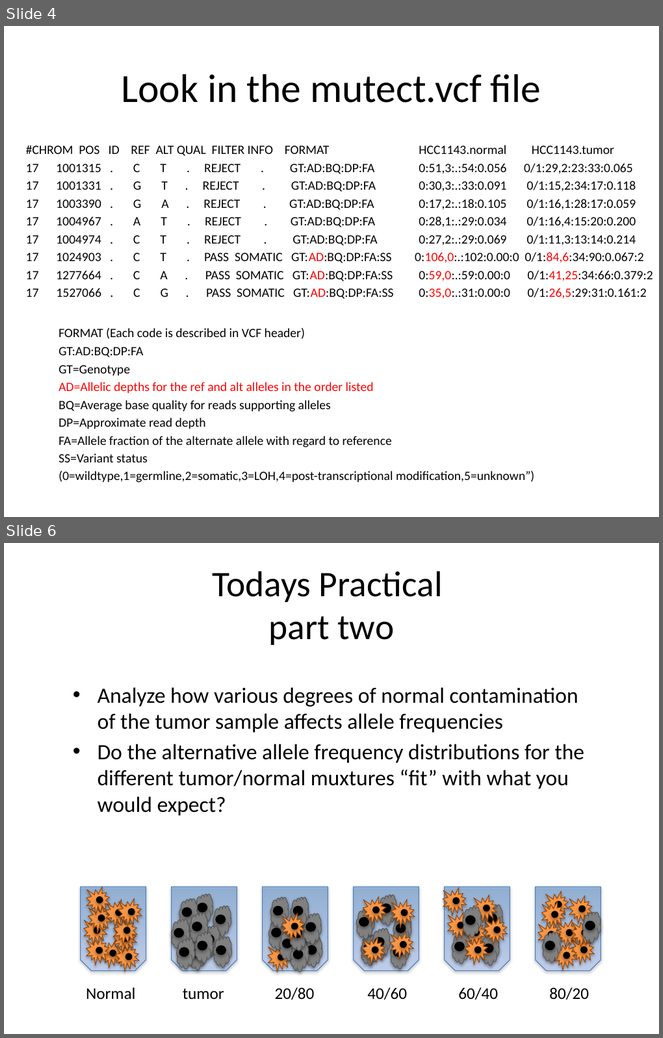
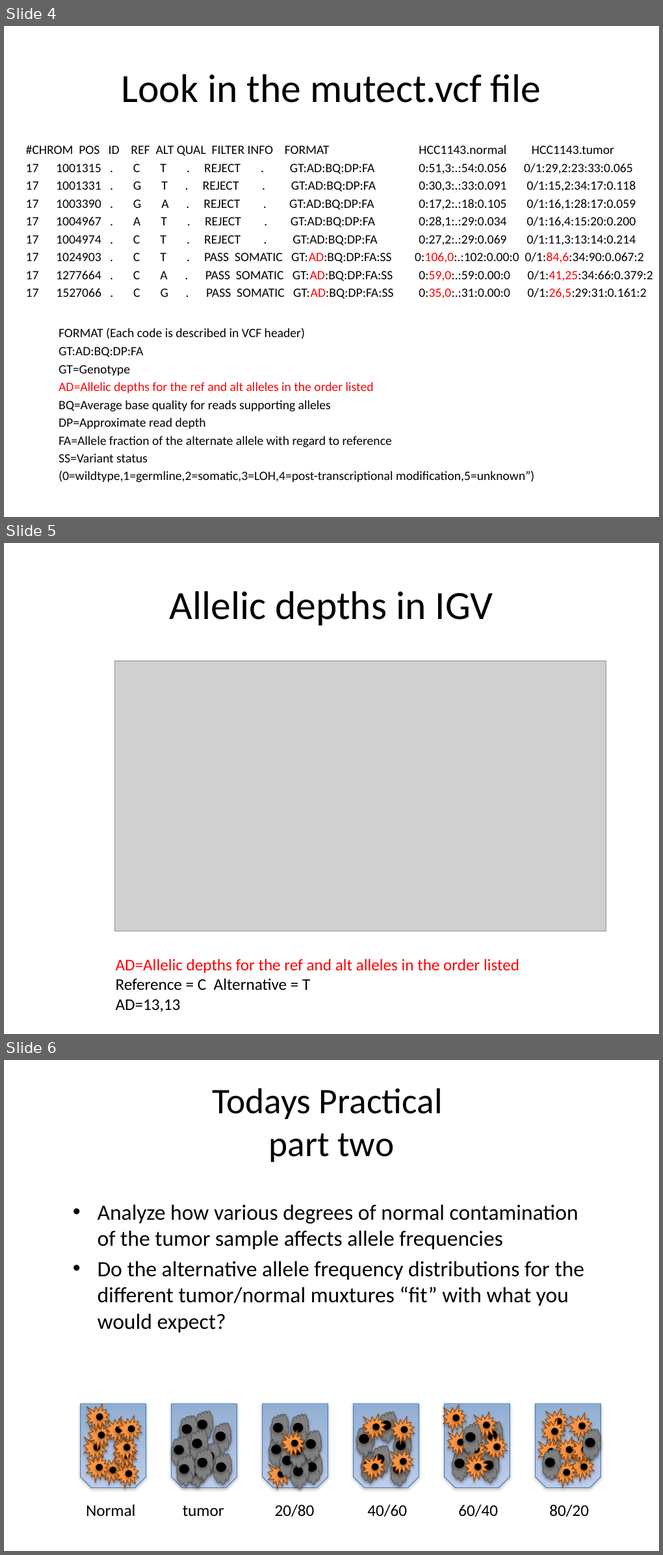
Before and after one commit to viklund/courses, a slide deck: cancergenomics/1610/slides/exercise_wrap_ut.pptx. Shown one above the other, each under a label of ours: slides 4 and 6 before the commit, slides 4, 5 and 6 after it; the slides between them are not shown. The pictures are 663x1038 and 663x1555 pixels, drawn with LibreOffice and Linux fonts; fonts in the diff are those of the drawing; grey boxes stand for pictures. Boxes give left, top, right and bottom in pixels: in the first picture for what was removed or moved away, otherwise in the second. Text is boxed around its words. In the diff, an @@ line names an element or a change of style, - is before the commit and + after.

```diff
--- a/cancergenomics/1610/slides/exercise_wrap_ut.pptx
+++ b/cancergenomics/1610/slides/exercise_wrap_ut.pptx
@@ slide 5 added at (4,543,659,1034), background #FFFFFF @@
@@ title added at (170,591,493,626), 44 pt, text #000000 @@
+Allelic depths in IGV
@@ picture added at (114,661,607,932) @@
@@ text added at (116,959,519,1012), 18 pt, text #FF0000 @@
+AD=Allelic depths for the ref and alt alleles in the order listed
+Reference = C Alternative = T
+AD=13,13
```
Also in this commit, not shown: 1 slide changed, 1 slide removed, 4 other files.
